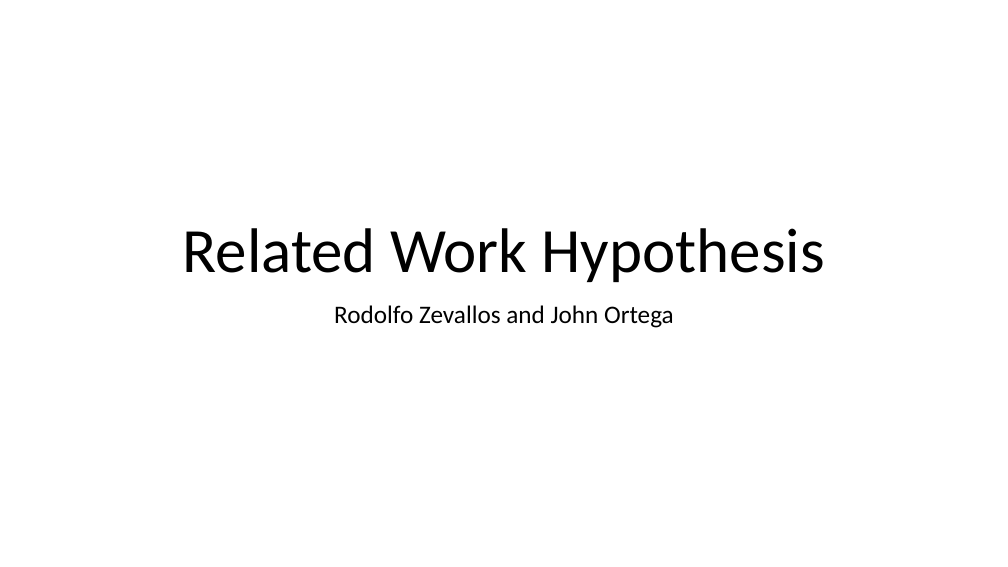
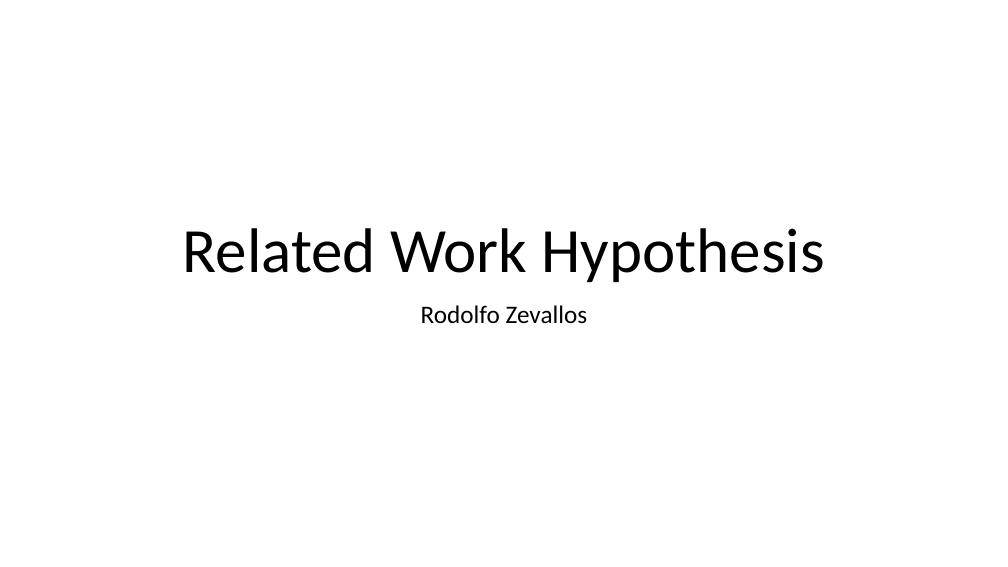
Before and after one commit to kwchurch/JSALT_Better_Together, a slide deck: slide 1 of slides/final_presentation_draft/Experiments/Related_Work_Hypothesis_final.pptx. Drawn at 1008x567 pixels with LibreOffice and Linux fonts; fonts in the diff are those of the drawing. Boxes give left, top, right and bottom in pixels: in the first picture for what was removed or moved away, otherwise in the second. Text is boxed around its words. In the diff, an @@ line names an element or a change of style, - is before the commit and + after.

```diff
--- a/slides/final_presentation_draft/Experiments/Related_Work_Hypothesis_final.pptx
+++ b/slides/final_presentation_draft/Experiments/Related_Work_Hypothesis_final.pptx
@@ subtitle at (x1=421, y1=305, x2=588, y2=323): text changed @@
-Rodolfo Zevallos and John Ortega
+Rodolfo Zevallos
```
Also in this commit, not shown: 4 other slides changed, 1 slide added.
